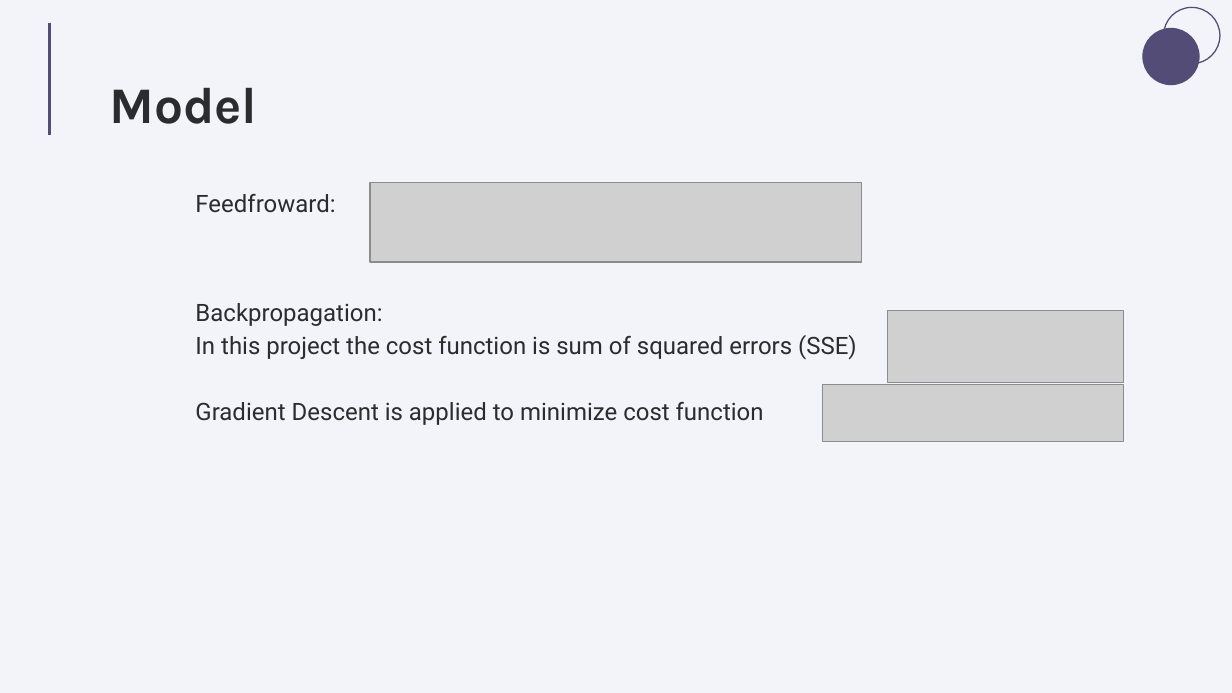
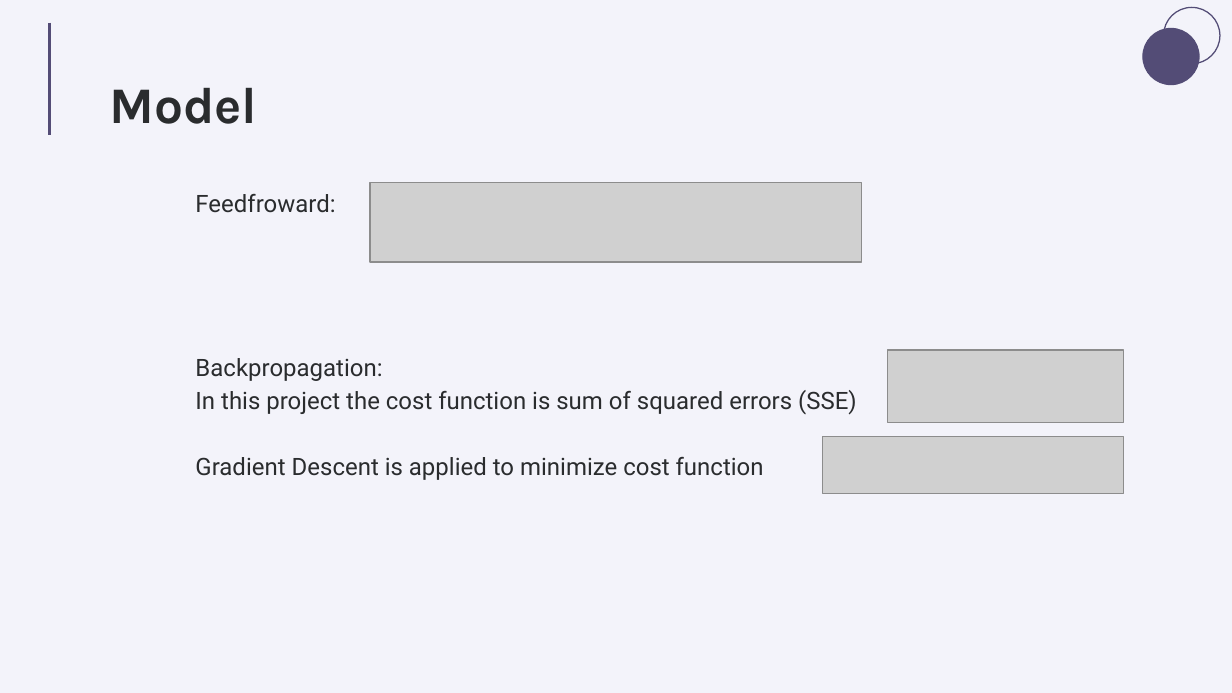
Before and after one commit to tanya-jp/ANN-CAS741, a slide deck: slide 7 of docs/Presentations/SRS/ANN.pptx. Drawn at 1232x693 pixels with LibreOffice and Linux fonts; fonts in the diff are those of the drawing; grey boxes stand for pictures. Boxes give left, top, right and bottom in pixels: in the first picture for what was removed or moved away, otherwise in the second. Text is boxed around its words. In the diff, an @@ line names an element or a change of style, - is before the commit and + after.

```diff
--- a/docs/Presentations/SRS/ANN.pptx
+++ b/docs/Presentations/SRS/ANN.pptx
@@ subtitle "Backpropagation:": place and size @@
-subtitle "Backpropagation:" at (195, 303, 857, 425)
+subtitle "Backpropagation:" at (195, 358, 857, 480)
@@ picture: place and size @@
-picture at (888, 310, 1124, 383)
+picture at (888, 350, 1124, 423)
@@ picture: place and size @@
-picture at (823, 384, 1124, 441)
+picture at (823, 436, 1124, 493)
```
Also in this commit, not shown: 2 other slides changed.
